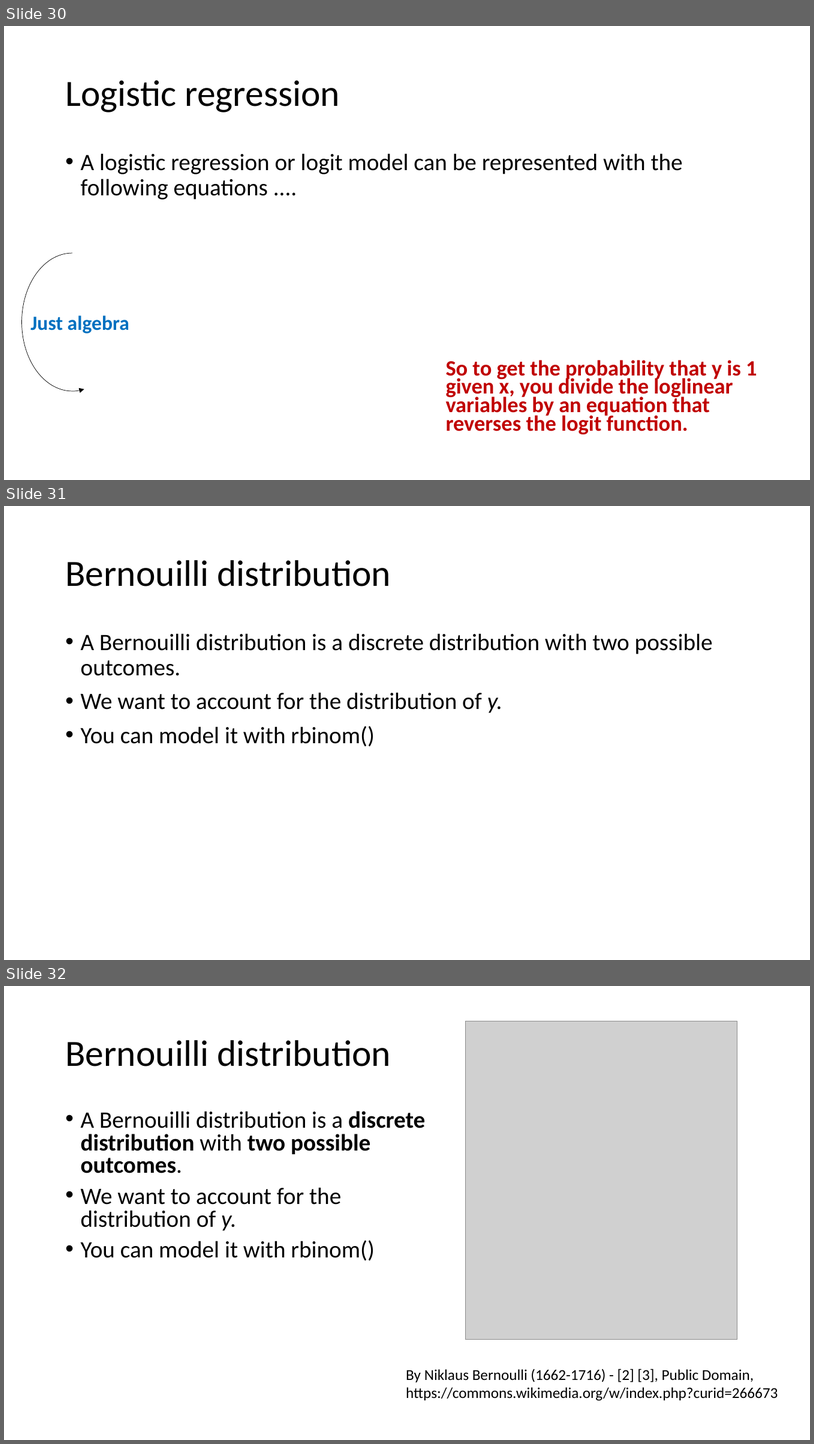
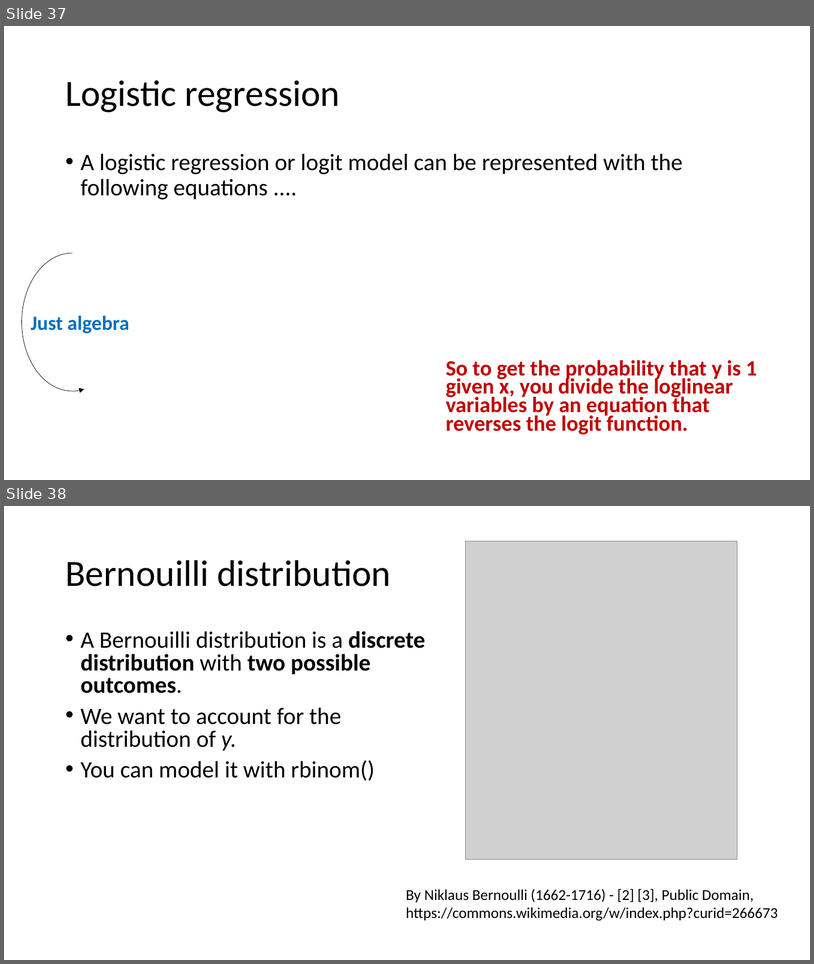
Before and after one commit to ajrtallman/StatisticsinLinguistics_FSU_2023_2024, a slide deck: 02_slides/Statistics for linguists 2023-12-06.odp. Shown one above the other, each under a label of ours: slides 30, 31 and 32 before the commit, slides 37 and 38 after it. The pictures are 814x1444 and 814x964 pixels, drawn with LibreOffice and Linux fonts; fonts in the diff are those of the drawing; grey boxes stand for pictures. Boxes give left, top, right and bottom in pixels: in the first picture for what was removed or moved away, otherwise in the second. Text is boxed around its words. In the diff, an @@ line names an element or a change of style, - is before the commit and + after.

```diff
--- a/02_slides/Statistics for linguists 2023-12-06.odp
+++ b/02_slides/Statistics for linguists 2023-12-06.odp
@@ slide 31 removed at <box>4,506,810,960</box>, background #FFFFFF @@
@@ title removed at <box>65,560,391,586</box> @@
-Bernouilli distribution
@@ text removed at <box>81,633,713,747</box> @@
-• A Bernouilli distribution is a discrete distribution with two possible outcomes.
-• We want to account for the distribution of y.
-• You can model it with rbinom()
@@ what was slide 30 is now slide 37 @@
@@ what was slide 32 is now slide 38 @@
```
Also in this commit, not shown: 1 slide changed, 28 slides added, 1 other slide removed.
